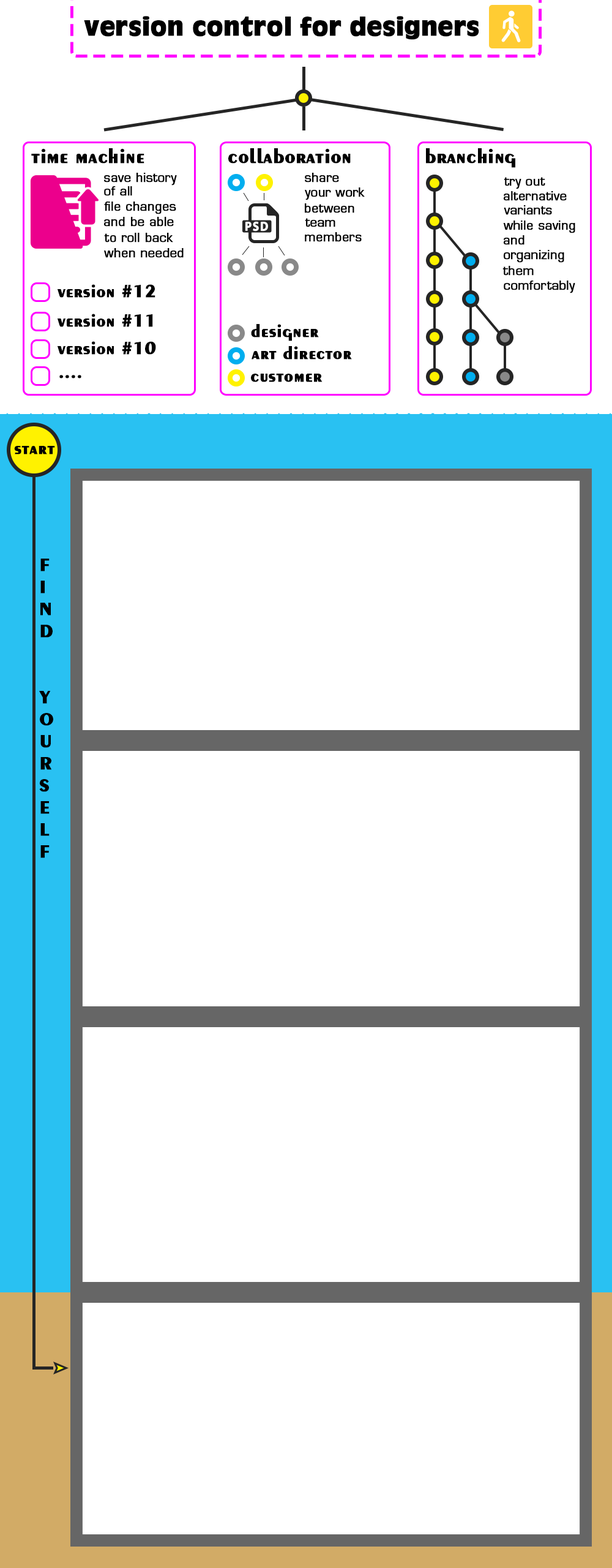
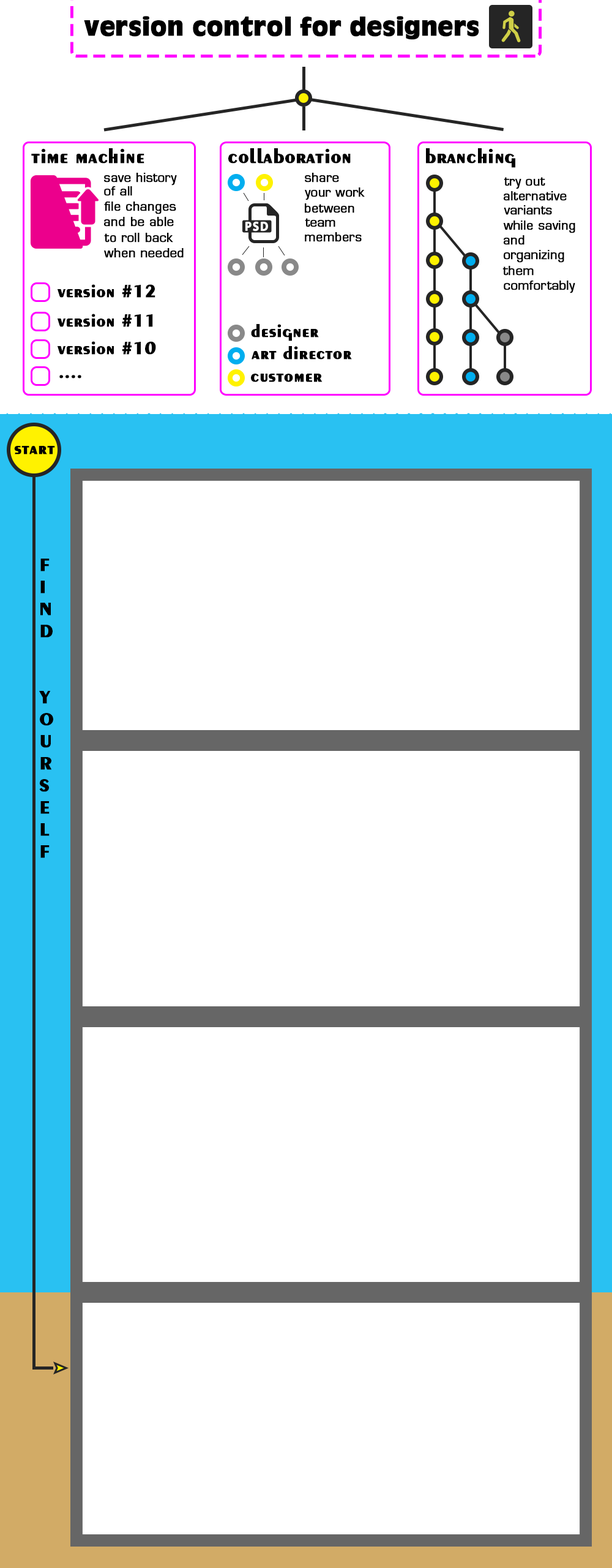
Before/after of a 612 x 1568 layered artwork. What changed in the layer stack:
painted on "Shape 2" over 501, 10, 522, 43
painted on "Shape 1" over 489, 4, 533, 49
